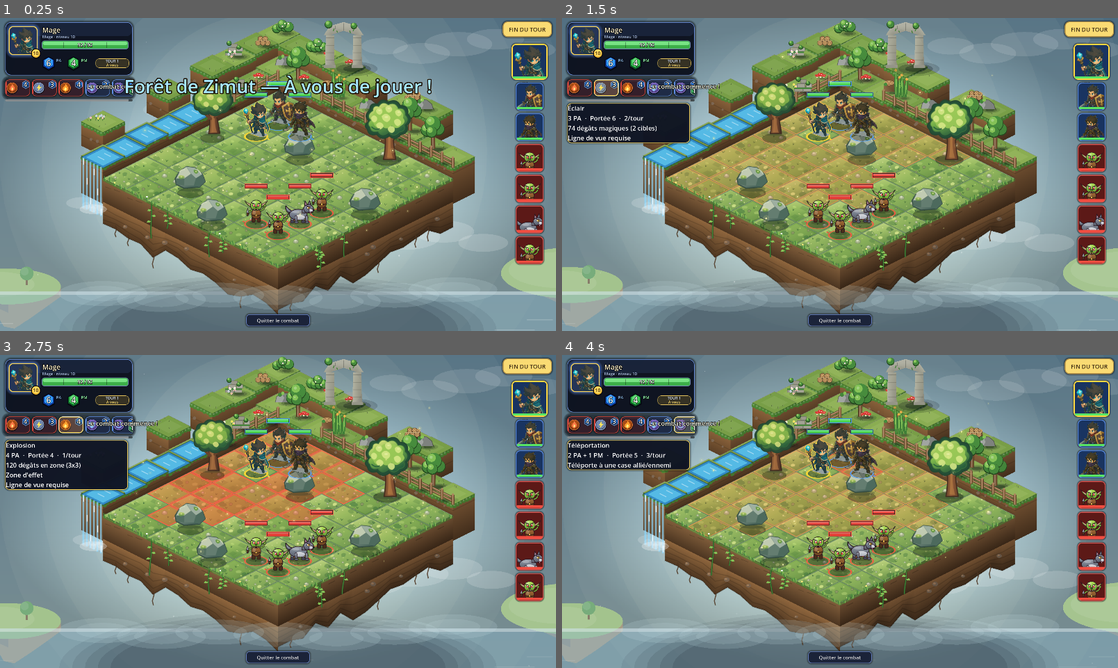
Above: before the commit, frames 1-4 (two rows, left to right).
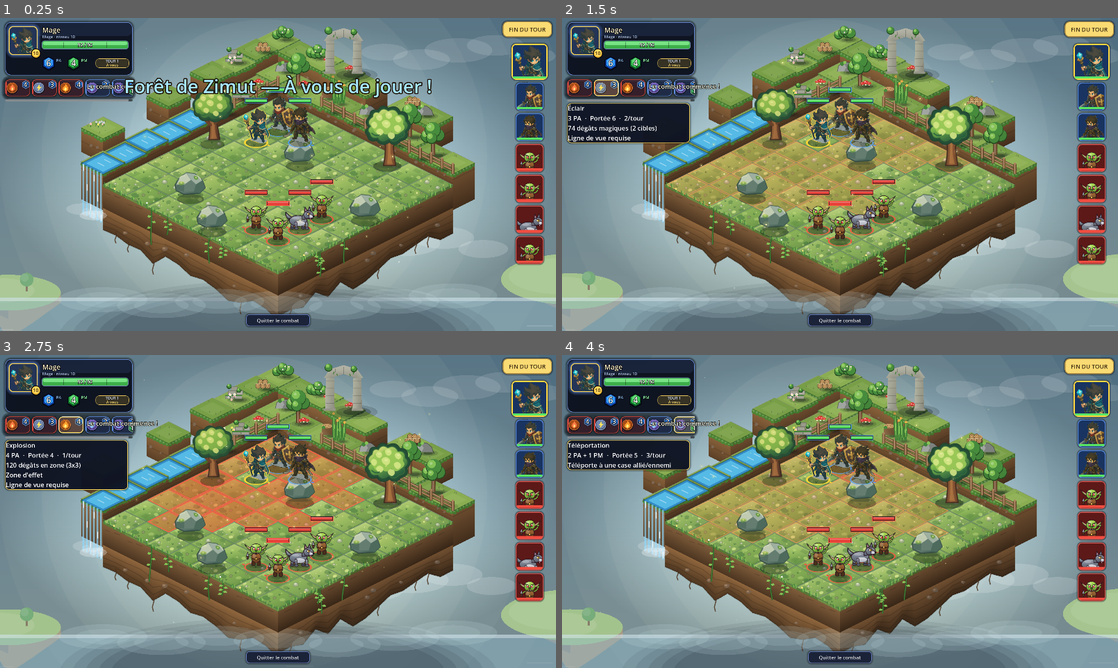
Above: after the commit, the same moments.

Repository: CharlieG42/Zimut
Game: Godot game, scene res://scenes/Main.tscn
The game is run twice, just before and just after one commit, with the same random seed, the same clock (stepped at 60 frames per second) and the same inputs. This scene is started directly instead of the project's main scene.
Inputs (mouse positions are in pixels of both pictures, inside the frame that each line leads up to):
- Up to frame 1 (0.25 s): no input
- Up to frame 2 (1.5 s): click (578, 86) at 0.52 s; click (606, 86) at 1.27 s
- Up to frame 3 (2.75 s): click (72, 423) at 2.02 s
- Up to frame 4 (4 s): click (662, 423) at 2.77 s; click (684, 423) at 3.52 s

The runs differ from the first frame. In frame 1, 29% of the frame differs, in the area x 0-100%, y 0-100%; in frame 2, 30%; in frame 3, 30%; in frame 4, 30%.

Commit message:
Recentre légèrement le plateau de combat en hauteur

Diff:
--- a/prototype/zimut/scripts/Main.gd
+++ b/prototype/zimut/scripts/Main.gd
@@ -70,7 +70,7 @@
 		return
 	cam.enabled = true
 	cam.zoom = Vector2(1.18, 1.18)
-	cam.position = grid_manager.grid_center() + Vector2(0, -12)
+	cam.position = grid_manager.grid_center() + Vector2(0, -30)
 	cam.position_smoothing_enabled = false
 	cam.make_current()
 	var bd: Node2D = get_node_or_null("Backdrop")
